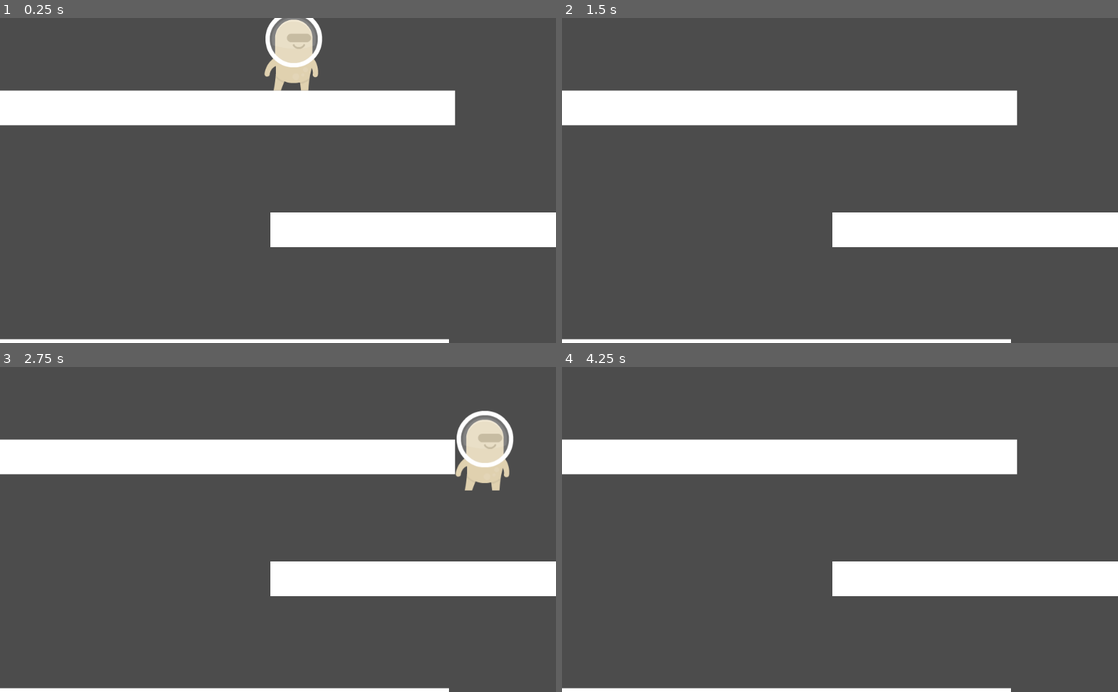
Above: before the commit, frames 1-4 (two rows, left to right).
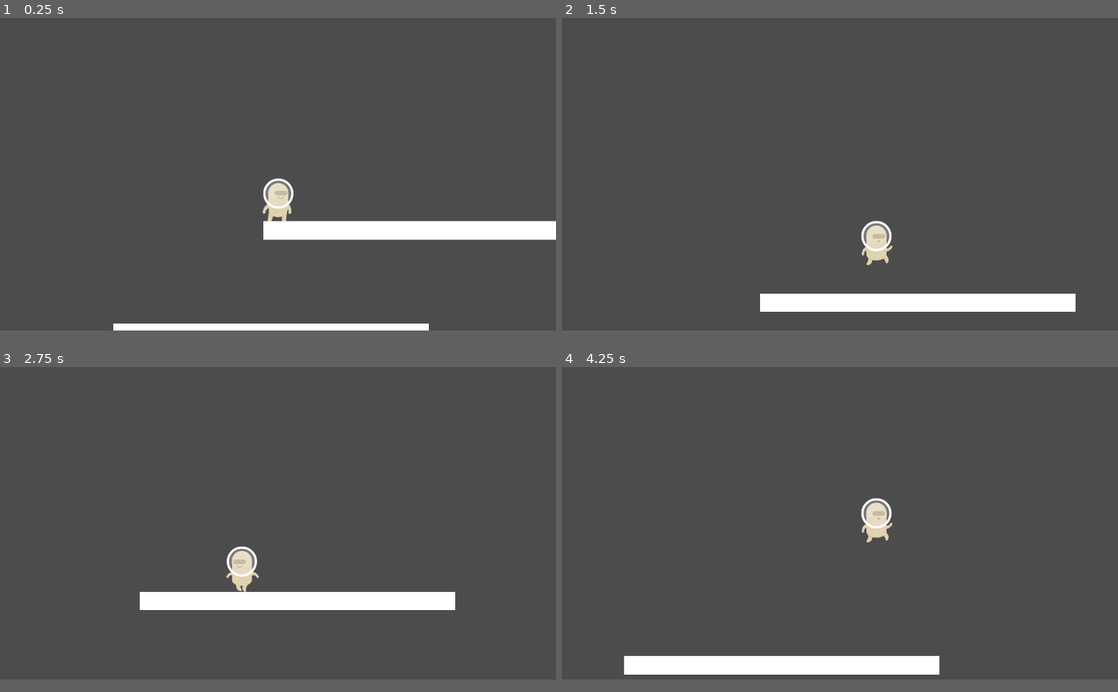
Above: after the commit, the same moments.

Repository: GROSS-Jeremy-2124027/SAE-Serious-game
Game: Godot game, scene res://level1.tscn
Two runs of this game, one before a commit and one after it. Both use one fixed random seed, a clock stepped at 60 frames per second and the inputs below. Before the commit the project starts from res://level2.tscn.
Inputs:
- Up to frame 1 (0.25 s): no input
- Up to frame 2 (1.5 s): tap Enter at 0.5 s; hold Up (ui_up) 0.53-1.28 s; hold Right (ui_right) from 0.53 s (still down); tap Up (ui_up) at 1.35 s
- Up to frame 3 (2.75 s): tap Up (ui_up) at 1.52, 1.82 s; release Right (ui_right) at 2.03 s; hold Left (ui_left) from 2.03 s (still down); hold Up (ui_up) from 2.03 s (still down)
- Up to frame 4 (4.25 s): release Left (ui_left) at 2.78 s; release Up (ui_up) at 2.78 s; hold Right (ui_right) from 2.78 s (still down); tap Up (ui_up) at 2.85, 3.02, 3.32 s; hold Up (ui_up) from 3.53 s (still down)
In our replay, the window is 800x468 before the commit and 800x450 after it. These sizes can differ from the game's own. Grey fills any space a smaller window leaves; there, only what the larger window draws over its background counts as a difference.

The runs differ from the first frame. In frame 1, 16% of the frame differs, in the area x 0-100%, y 0-100%; in frame 2, 19%; in frame 3, 20%, in the area x 0-100%, y 13-100%; in frame 4, 19%.

Commit message:
Animation et camera du personnage

Diff:
--- a/godot-game/KinematicBody2D.gd
+++ b/godot-game/KinematicBody2D.gd
@@ -1,10 +1,10 @@
 extends KinematicBody2D
 
 var MAX_SPEED = 600
-var ANTI_SLIPPERY = 0.4
-var MAX_JUMP_TIME = 10 # en frame
-var GRAVITY_FORCE = 90
-var MAX_VELOCITY_Y = 2000 # pour la gravité seulement
+var ANTI_SLIPPERY = 0.4 # pourcentage
+var MAX_JUMP_TIME = 20 # en frame
+var GRAVITY_FORCE = 70
+var MAX_GRAVITY_FORCE = 2000 # pour la gravité seulement
 var JUMP_FORCE = 1200
 
 var jumpTime = 0
@@ -13,18 +13,28 @@
 
 func _physics_process(delta):
 	if Input.is_action_pressed("ui_left"):
+		$Sprite.flip_h=true
+		$Sprite.play("Walk")
 		velocity.x = lerp(velocity.x,-MAX_SPEED,ANTI_SLIPPERY)
-	if Input.is_action_pressed("ui_right"):
+	elif Input.is_action_pressed("ui_right"):
+		$Sprite.flip_h=false
+		$Sprite.play("Walk")
 		velocity.x = lerp(velocity.x,MAX_SPEED,ANTI_SLIPPERY)
-	if Input.is_action_just_pressed("ui_up") and is_on_floor():
+	else :
+		$Sprite.play("Idle")
+	if not is_on_floor():
+		$Sprite.play("Air")
+	elif Input.is_action_just_pressed("ui_up"):
 		jumping = true
+		velocity.y = -JUMP_FORCE
 	if jumping and Input.is_action_pressed("ui_up") and jumpTime < MAX_JUMP_TIME:
 		jumpTime+=1
-		velocity.y = -JUMP_FORCE
-	elif Input.is_action_just_released("ui_up"):
+		velocity.y += GRAVITY_FORCE/5
+	else:
 		jumpTime = 0
 		jumping = false
+		if velocity.y < MAX_GRAVITY_FORCE :
+			velocity.y += GRAVITY_FORCE
+
 	velocity = move_and_slide(velocity,Vector2.UP)
 	velocity.x = lerp(velocity.x,0,ANTI_SLIPPERY)
-	if velocity.y < MAX_VELOCITY_Y :
-		velocity.y += GRAVITY_FORCE
--- /dev/null
+++ b/godot-game/PlayerSpriteFrame.tres
@@ -0,0 +1,43 @@
+[gd_resource type="SpriteFrames" load_steps=9 format=2]
+
+[ext_resource path="res://ASSETS/kenny pack redux/PNG/Players/128x256/Beige/alienBeige_stand.png" type="Texture" id=1]
+[ext_resource path="res://ASSETS/kenny pack redux/PNG/Players/128x256/Beige/alienBeige_walk2.png" type="Texture" id=2]
+[ext_resource path="res://ASSETS/kenny pack redux/PNG/Players/128x256/Beige/alienBeige_climb1.png" type="Texture" id=3]
+[ext_resource path="res://ASSETS/kenny pack redux/PNG/Players/128x256/Beige/alienBeige_front.png" type="Texture" id=4]
+[ext_resource path="res://ASSETS/kenny pack redux/PNG/Players/128x256/Beige/alienBeige_walk1.png" type="Texture" id=5]
+[ext_resource path="res://ASSETS/kenny pack redux/PNG/Players/128x256/Beige/alienBeige_climb2.png" type="Texture" id=6]
+[ext_resource path="res://ASSETS/kenny pack redux/PNG/Players/128x256/Beige/alienBeige_duck.png" type="Texture" id=7]
+[ext_resource path="res://ASSETS/kenny pack redux/PNG/Players/128x256/Beige/alienBeige_jump.png" type="Texture" id=8]
+
+[resource]
+animations = [ {
+"frames": [ ExtResource( 8 ) ],
+"loop": true,
+"name": "Air",
+"speed": 5.0
+}, {
+"frames": [ ExtResource( 3 ), ExtResource( 6 ) ],
+"loop": true,
+"name": "Climb",
+"speed": 5.0
+}, {
+"frames": [ ExtResource( 7 ) ],
+"loop": true,
+"name": "Crouch",
+"speed": 5.0
+}, {
+"frames": [ ExtResource( 1 ) ],
+"loop": true,
+"name": "Idle",
+"speed": 5.0
+}, {
+"frames": [ ExtResource( 5 ), ExtResource( 2 ) ],
+"loop": true,
+"name": "Walk",
+"speed": 5.0
+}, {
+"frames": [ ExtResource( 4 ) ],
+"loop": true,
+"name": "Watch",
+"speed": 5.0
+} ]
--- a/godot-game/level1.tscn
+++ b/godot-game/level1.tscn
@@ -33,6 +33,17 @@
 [node name="KinematicBody2D" parent="." instance=ExtResource( 1 )]
 position = Vector2( 541, 19 )
 
+[node name="Camera2D" type="Camera2D" parent="KinematicBody2D"]
+current = true
+zoom = Vector2( 1.5, 1.5 )
+drag_margin_h_enabled = true
+drag_margin_v_enabled = true
+smoothing_enabled = true
+smoothing_speed = 10.0
+drag_margin_left = 0.1
+drag_margin_right = 0.1
+editor_draw_drag_margin = true
+
 [node name="StaticBody2D2" type="StaticBody2D" parent="."]
 position = Vector2( 517, 213 )
 __meta__ = {
--- a/godot-game/player.tscn
+++ b/godot-game/player.tscn
@@ -1,7 +1,7 @@
 [gd_scene load_steps=4 format=2]
 
 [ext_resource path="res://KinematicBody2D.gd" type="Script" id=1]
-[ext_resource path="res://ASSETS/kenny pack redux/PNG/Players/128x256/Beige/alienBeige_stand.png" type="Texture" id=2]
+[ext_resource path="res://PlayerSpriteFrame.tres" type="SpriteFrames" id=2]
 
 [sub_resource type="CapsuleShape2D" id=1]
 radius = 54.0
@@ -17,5 +17,7 @@
 position = Vector2( 0, 56 )
 shape = SubResource( 1 )
 
-[node name="Sprite" type="Sprite" parent="."]
-texture = ExtResource( 2 )
+[node name="Sprite" type="AnimatedSprite" parent="."]
+frames = ExtResource( 2 )
+animation = "Idle"
+playing = true
--- a/godot-game/project.godot
+++ b/godot-game/project.godot
@@ -11,8 +11,14 @@
 [application]
 
 config/name="SAE"
-run/main_scene="res://level2.tscn"
+run/main_scene="res://level1.tscn"
 config/icon="res://icon.png"
+
+[display]
+
+window/size/width=1280
+window/size/height=720
+window/size/resizable=false
 
 [gui]
 
